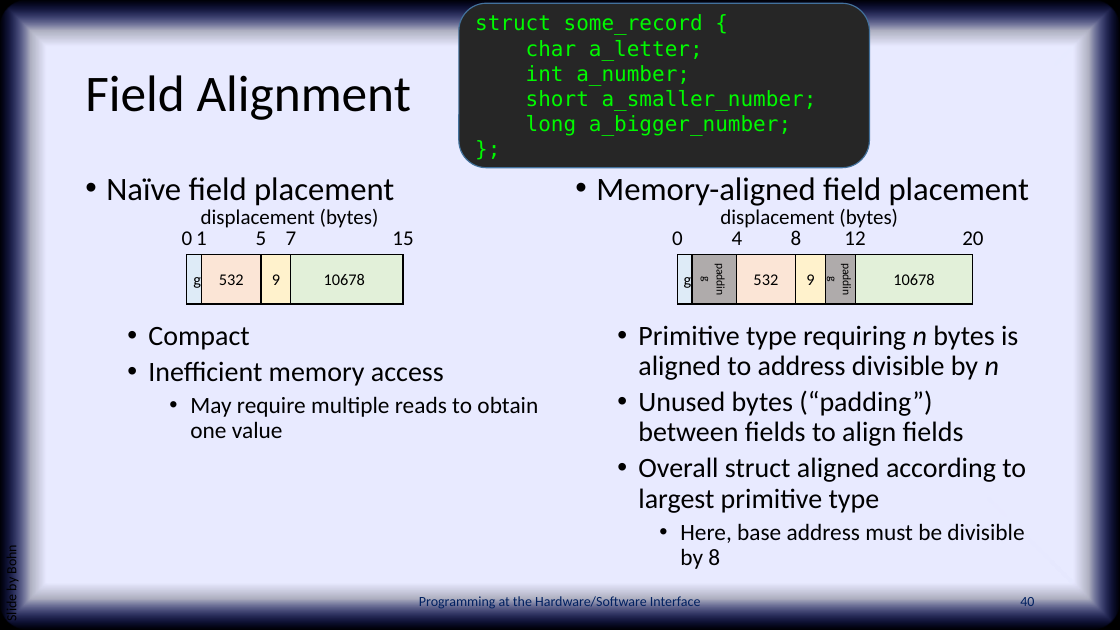
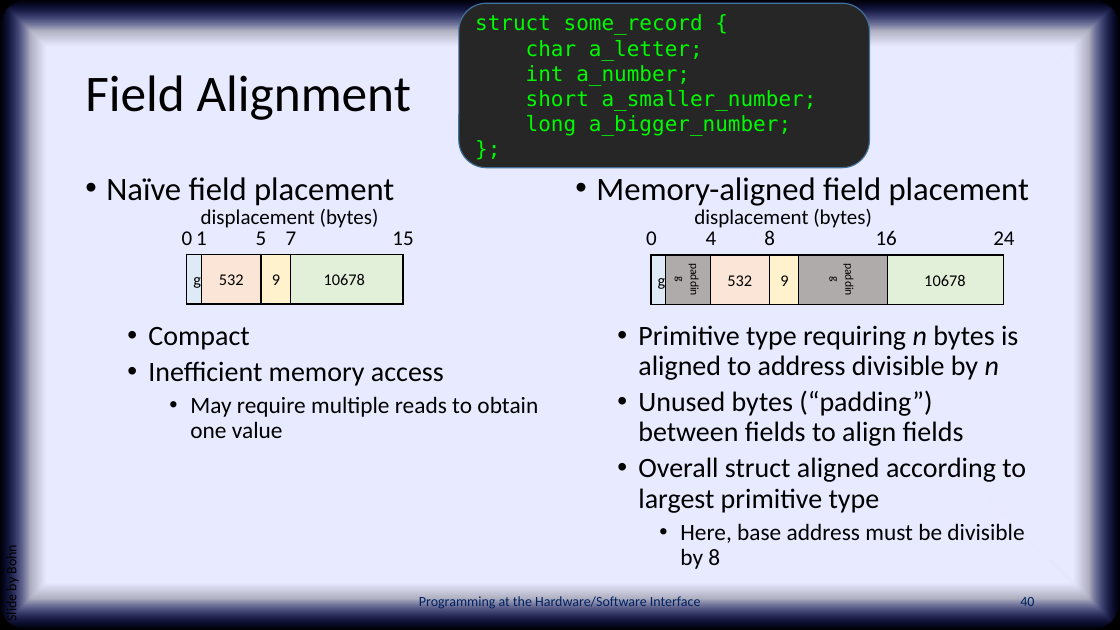
Before and after one commit to PHSI-supplements/slides, a slide deck: slide 40 of chap06.pptx. Drawn at 1120x630 pixels with LibreOffice and Linux fonts; fonts in the diff are those of the drawing; background and template pictures are left out. Boxes give left, top, right and bottom in pixels: in the first picture for what was removed or moved away, otherwise in the second. Text is boxed around its words. In the diff, an @@ line names an element or a change of style, - is before the commit and + after.

```diff
--- a/chap06.pptx
+++ b/chap06.pptx
@@ text at [876, 230, 897, 245]: text changed @@
-12
+16
@@ text at [993, 231, 1014, 245]: text changed @@
-20
+24
@@ 4 texts, 4 rectangles: place and size @@
-4 texts, 4 rectangles at [672, 209, 898, 304]
+4 texts, 4 rectangles at [646, 209, 872, 305]
@@ rectangle "padding": place and size @@
-rectangle "padding" at [826, 255, 855, 304]
+rectangle "padding" at [798, 255, 887, 305]
@@ rectangle "10678": place and size @@
-rectangle "10678" at [855, 255, 973, 304]
+rectangle "10678" at [886, 255, 1004, 305]
```
Also in this commit, not shown: 6 other slides changed.
